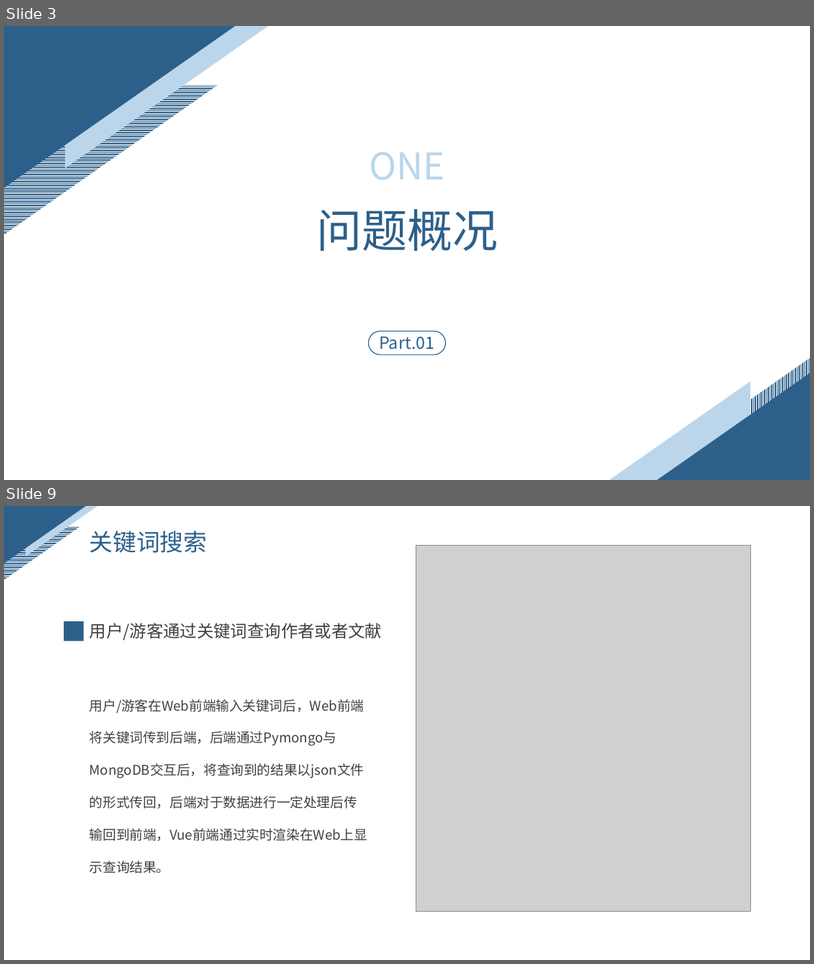
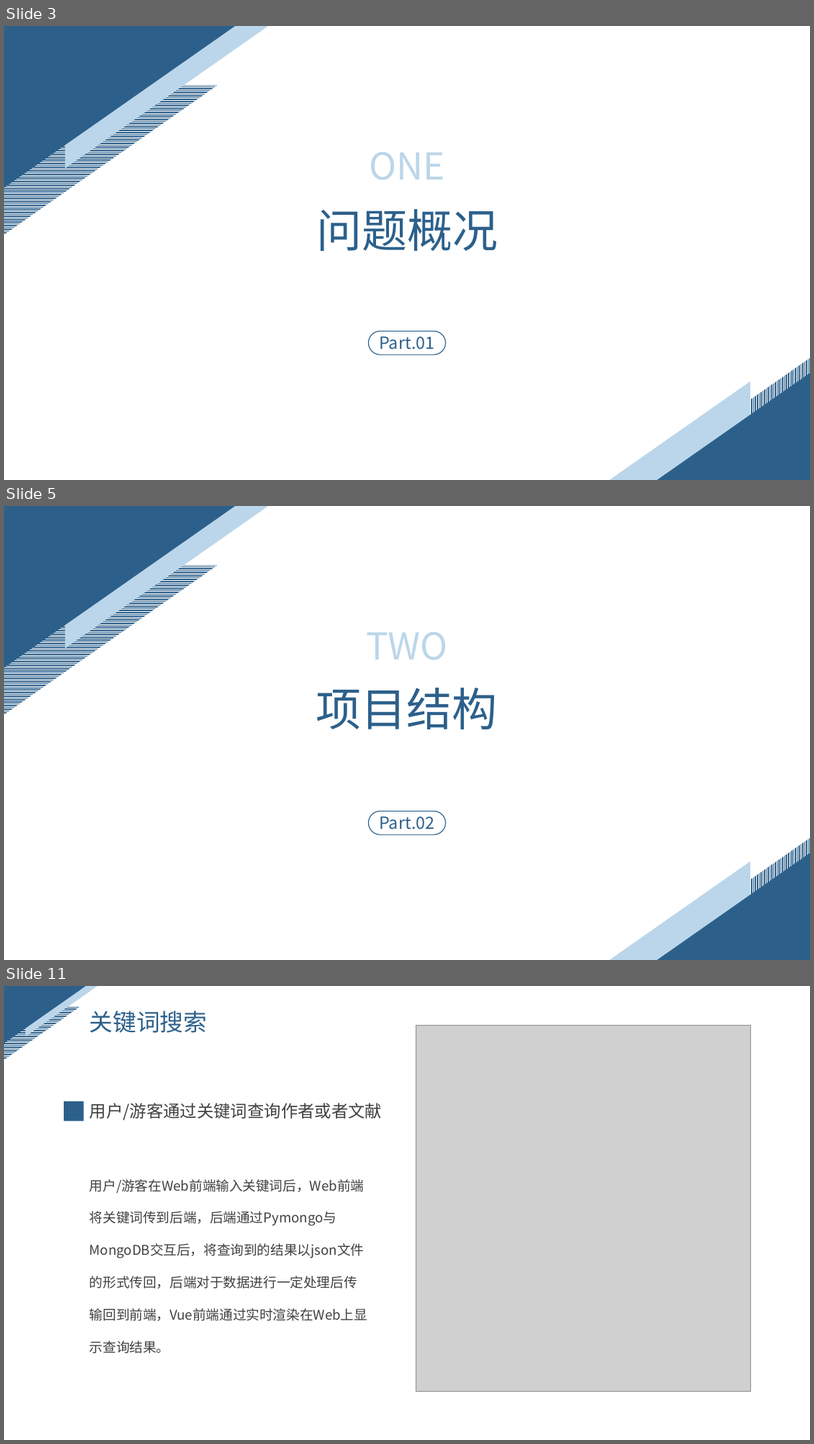
Before and after one commit to ZhangYHe/BIT-2023-ZYGC, a slide deck: doc/问题陈述.pptx. Shown one above the other, each under a label of ours: slides 3 and 9 before the commit, slides 3, 5 and 11 after it; the slides between them are not shown. The pictures are 814x964 and 814x1444 pixels, drawn with LibreOffice and Linux fonts; fonts in the diff are those of the drawing; grey boxes stand for pictures. Boxes give left, top, right and bottom in pixels: in the first picture for what was removed or moved away, otherwise in the second. Text is boxed around its words. In the diff, an @@ line names an element or a change of style, - is before the commit and + after.

```diff
--- a/doc/问题陈述.pptx
+++ b/doc/问题陈述.pptx
@@ slide 5 added at (x1=4, y1=506, x2=810, y2=960), background #FFFFFF; not listed: 6 template elements that a slide beside it also shows @@
@@ text added at (x1=366, y1=632, x2=448, y2=660), 44 pt, text #BBD6EA @@
+TWO
@@ text added at (x1=316, y1=687, x2=498, y2=729), 54 pt, text #2C608B @@
+项目结构
@@ rounded rectangle added at (x1=369, y1=811, x2=446, y2=834), outline #2C608B 1 pt @@
@@ text added at (x1=379, y1=816, x2=435, y2=829), 20 pt, text #2C608B @@
+Part.02
@@ what was slide 9 is now slide 11 @@
```
Also in this commit, not shown: 7 slides changed, 7 other slides added.
